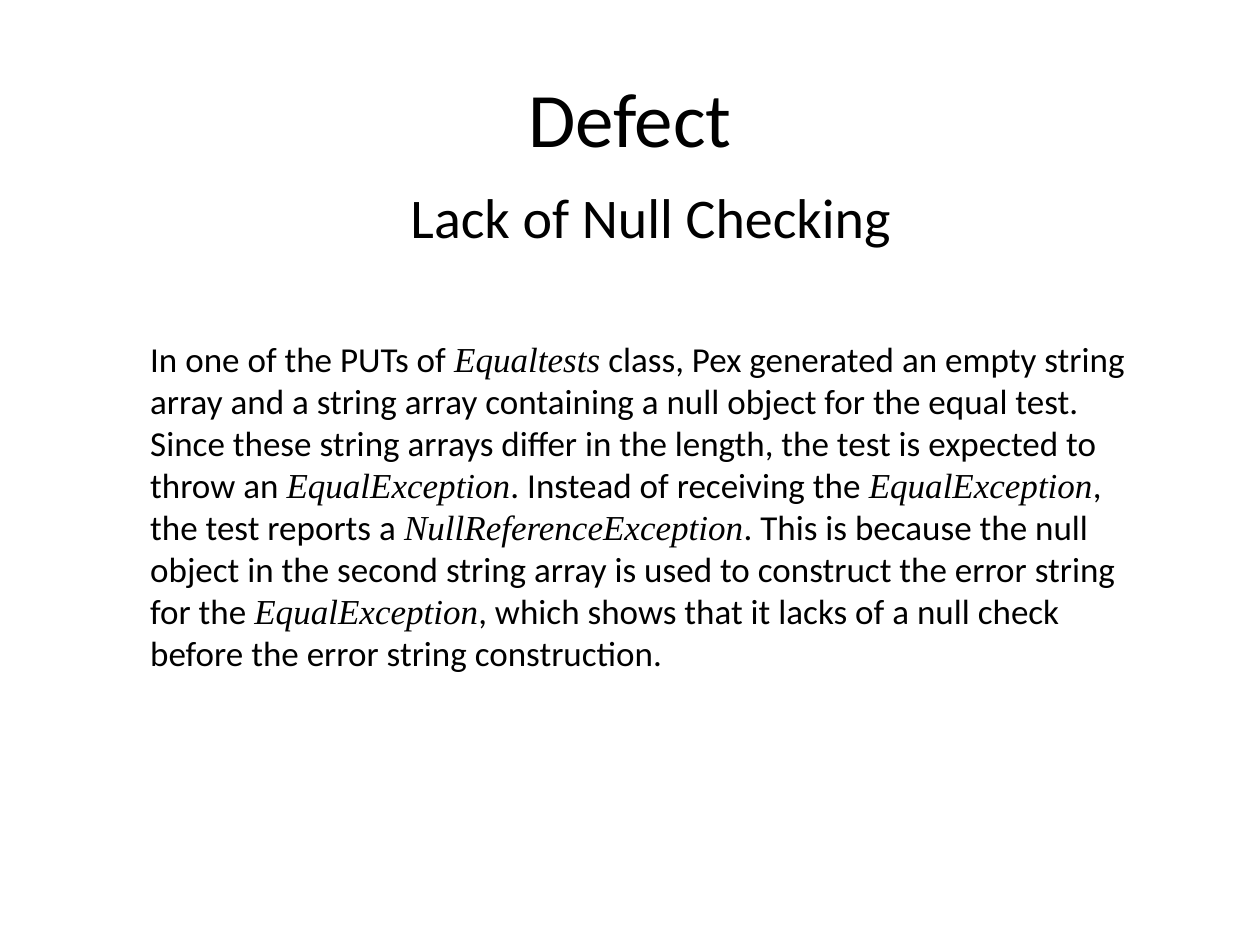
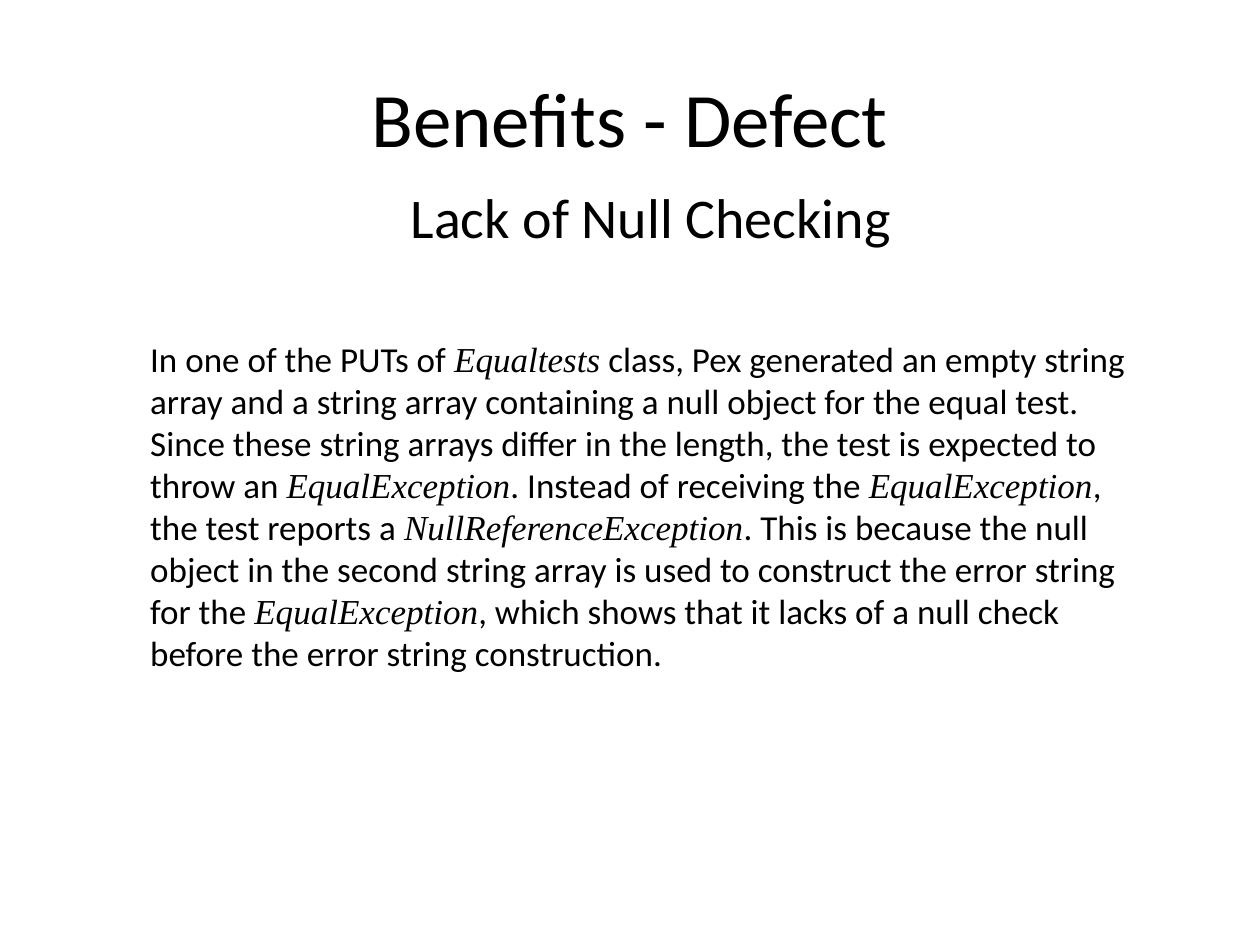
Before and after one commit to mentaman/cspat, a slide deck: slide 9 of xunit/report/Testing.ppt. Drawn at 1260x945 pixels with LibreOffice and Linux fonts; fonts in the diff are those of the drawing. Boxes give left, top, right and bottom in pixels: in the first picture for what was removed or moved away, otherwise in the second. Text is boxed around its words. In the diff, an @@ line names an element or a change of style, - is before the commit and + after.

```diff
--- a/xunit/report/Testing.ppt
+++ b/xunit/report/Testing.ppt
@@ title at (371, 93, 887, 148): text changed @@
-Defect
+Benefits - Defect
```
Also in this commit, not shown: 3 other slides changed.
